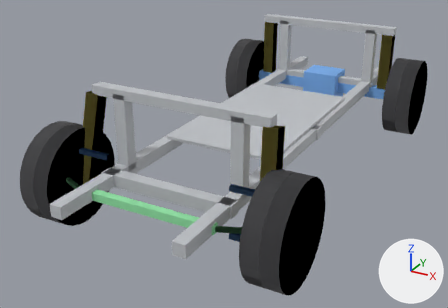
What one commit did to the glTF model web/examples/suspension-rig.glb.
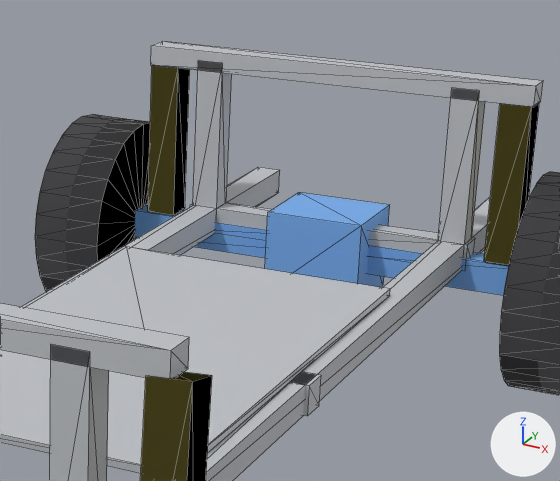
There are two pictures of each version: one whole from a 50 mm camera at (1.86, -3.98, 1.71) aimed at (-0.2, -0.25, -0.15), one close up on the part from 48% to 90% of the width and 0% to 53% of the height. Lighting does not change. The marker at lower right points along +X, +Y and +Z. The older version's two pictures come first. The close-ups show mesh edges as thin lines.

Objects in the first close-up: 'frame', 'susp_axle_rear', 'susp_spring_FL', 'susp_spring_RL', 'susp_spring_RR', 'wheel_RL', 'wheel_RR'.
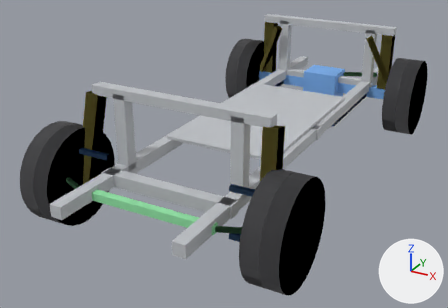
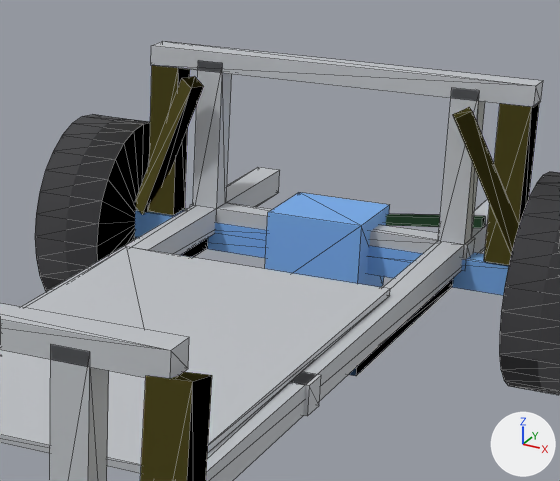
Changed parts and their boxes (x1, y1, x2, y2) in the close-ups (560 x 481 px):
'susp_damper_RR', added: after (136, 76, 204, 215)
'susp_damper_RL', added: after (453, 107, 519, 253)
'susp_trailingarm_RL', added (mostly hidden): after (348, 279, 453, 376)
'susp_panhard_rear', added: after (183, 209, 485, 228)
'susp_trailingarm_RR', added: after (180, 238, 208, 257)

Edits to the bpy script that builds the scene:
```text
Add me_susp_panhard_rear:
    me_susp_panhard_rear.from_pydata([(-0.002, 0.015, 0.015), (-1.052, 0.015, -0.105), (-1.048, 0.015, -0.135), (0.002, 0.015, -0.015), (0.002, -0.015, -0.015), (-1.048, -0.015, -0.135), (-1.052, -0.015, -0.105), (-0.002, -0.015, 0.015)], [], [(0, 1, 2), (0, 2, 3), (4, 5, 6), (4, 6, 7), (4, 3, 2), (4, 2, 5), (6, 1, 0), (6, 0, 7), (6, 5, 2), (6, 2, 1), (0, 3, 4), (0, 4, 7)])
    me_susp_panhard_rear.materials.append(mat_steer)  # green #95e7aa
Add me_susp_trailingarm_rr:
    me_susp_trailingarm_rr.from_pydata(...)  # a box spanning x -0.02..0.02, y 0.0..0.85, z -0.02..0.02
    me_susp_trailingarm_rr.materials.append(mat_arm)  # blue #7cb3f3
Add me_susp_damper_rr:
    me_susp_damper_rr.from_pydata([(-0.009, 0.032, 0.011), (-0.209, 0.132, -0.439), (-0.169, 0.112, -0.461), (0.031, 0.012, -0.011), (0.009, -0.032, -0.011), (-0.191, 0.068, -0.461), (-0.231, 0.088, -0.439), (-0.031, -0.012, 0.011)], [], [(0, 1, 2), (0, 2, 3), (4, 5, 6), (4, 6, 7), (4, 3, 2), (4, 2, 5), (6, 1, 0), (6, 0, 7), (6, 5, 2), (6, 2, 1), (0, 3, 4), (0, 4, 7)])
    me_susp_damper_rr.materials.append(mat_spring)  # yellow #f9ed7c
Add me_susp_damper_rl:
    me_susp_damper_rl.from_pydata([(0.031, -0.012, 0.011), (0.231, 0.088, -0.439), (0.191, 0.068, -0.461), (-0.009, -0.032, -0.011), (-0.031, 0.012, -0.011), (0.169, 0.112, -0.461), (0.209, 0.132, -0.439), (0.009, 0.032, 0.011)], [], [(0, 1, 2), (0, 2, 3), (4, 5, 6), (4, 6, 7), (4, 3, 2), (4, 2, 5), (6, 1, 0), (6, 0, 7), (6, 5, 2), (6, 2, 1), (0, 3, 4), (0, 4, 7)])
    me_susp_damper_rl.materials.append(mat_spring)  # yellow #f9ed7c
Add ob_susp_panhard_rear:
    ob_susp_panhard_rear = bpy.data.objects.new('susp_panhard_rear', me_susp_panhard_rear)
    ob_susp_panhard_rear.location = (0.45, 1.42, 0.12)
Add ob_susp_trailingarm_rr:
    ob_susp_trailingarm_rr = bpy.data.objects.new('susp_trailingarm_RR', me_susp_trailingarm_rr)
    ob_susp_trailingarm_rr.location = (-0.4, 0.4, -0.02)
Add ob_susp_damper_rr:
    ob_susp_damper_rr = bpy.data.objects.new('susp_damper_RR', me_susp_damper_rr)
    ob_susp_damper_rr.location = (-0.42, 1.18, 0.5)
Add ob_susp_trailingarm_rl:
    ob_susp_trailingarm_rl = bpy.data.objects.new('susp_trailingarm_RL', me_susp_trailingarm_rr.copy())
    ob_susp_trailingarm_rl.location = (0.4, 0.4, -0.02)
Add ob_susp_damper_rl:
    ob_susp_damper_rl = bpy.data.objects.new('susp_damper_RL', me_susp_damper_rl)
    ob_susp_damper_rl.location = (0.42, 1.18, 0.5)
```
